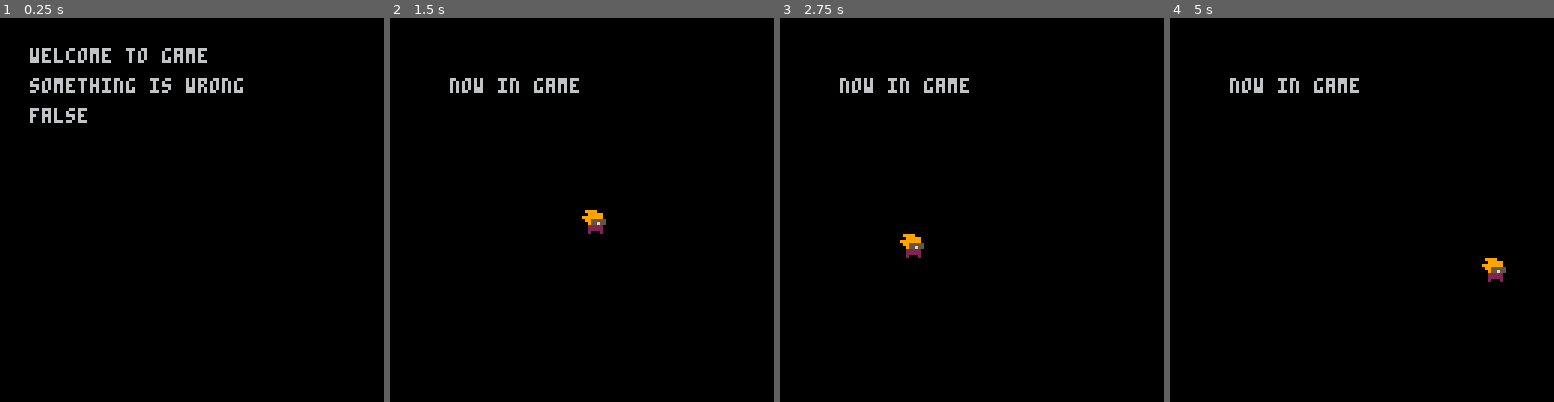
Above: before the commit, frames 1-4 (left to right).
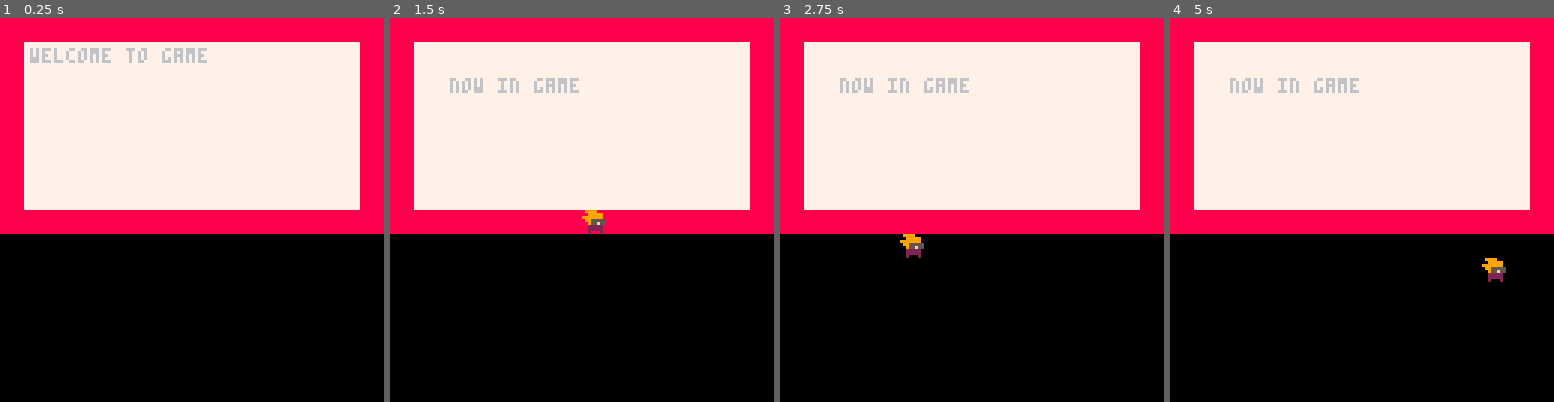
Above: after the commit, the same moments.

Repository: Braxmaster/Gamejam3012
Game: PICO-8 cartridge game.p8
Same seed, same stepped clock (60 frames per second), same inputs: the game is played once before the commit and once after it.
Inputs:
- Up to frame 1 (0.25 s): no input
- Up to frame 2 (1.5 s): tap O (Z key) at 0.33, 0.7, 1.43 s; tap X (X key) at 1.07 s
- Up to frame 3 (2.75 s): hold Left 1.97-2.37 s; tap X (X key) at 2.07, 2.4, 2.73 s; tap O (Z key) at 2.22 s; hold Down from 2.42 s (still down)
- Up to frame 4 (5 s): release Down at 2.82 s; hold Right 2.87-3.53 s; tap X (X key) every 0.33 s from 3.07 to 4.73 s; tap O (Z key) at 3.1, 3.98, 4.87 s; hold Up 3.58-4.08 s; hold Right 4.13-4.53 s; hold Down from 4.58 s (still down)

The runs differ from the first frame. In frame 1, 55% of the frame differs, in the area x 0-100%, y 0-57%; in frame 2, 55%; in frame 3, 56%; in frame 4, 56%.

Commit message:
Implemented cell block check

Diff:
--- a/game.p8
+++ b/game.p8
@@ -16,8 +16,8 @@
 c_state_menu=0
 c_state_game=1
 
-tile_info = {free_tile = 0,
-             wall_tile = 1
+tile_info = {
+ wall_tile = 0
 }
 
 -- variables
@@ -77,7 +77,6 @@
    cellx = flr(x / 16)
    celly = flr(y / 16)
    sprite = mget(cellx, celly)
-   print(fget(sprite, tile_info.wall_tile), 10, 30)
    return fget(sprite, tile_info.wall_tile)
 end
 
@@ -89,11 +88,6 @@
   map(0, 0, 0)
   if state==c_state_menu then
     print("welcome to game", 10, 10)
-    if pixel_is_blocked(5, 7) then
-       print("tile x:5 y:7 is blocked", 10, 20)
-    else
-       print("something is wrong", 10, 20)
-    end
   elseif state==c_state_game then
     print("now in game", 20, 20)
     spr(player.spr, player.x, player.y)
@@ -157,15 +151,15 @@
 77777777888888880000000000000000000000000000000000000000000000000000000000000000000000000000000000000000000000000000000000000000
 77777777888888880000000000000000000000000000000000000000000000000000000000000000000000000000000000000000000000000000000000000000
 __gff__
-0000000000000000000000000000000000000000000000000000000000000000000000000000000000000000000000000000000000000000000000000000000000010000000000000000000000000000000000000000000000000000000000000000000000000000000000000000000000000000000000000000000000000000
+0000000000000000000000000000000000000000000000000000000000000000000000000000000000000000000000000000000000000000000000000000000000010000000000000000000000000000000000000000000000000000000000000001000000000000000000000000000000000000000000000000000000000000
 0000000000000000000000000000000000000000000000000000000000000000000000000000000000000000000000000000000000000000000000000000000000000000000000000000000000000000000000000000000000000000000000000000000000000000000000000000000000000000000000000000000000000000
 __map__
-4141414141414141414141414141414100000000000000000000000000000000000000000000000000000000000000000000000000000000000000000000000000000000000000000000000000000000000000000000000000000000000000000000000000000000000000000000000000000000000000000000000000000000
-4140404040404040404040404040404100000000000000000000000000000000000000000000000000000000000000000000000000000000000000000000000000000000000000000000000000000000000000000000000000000000000000000000000000000000000000000000000000000000000000000000000000000000
-4140404040404040404040404040404100000000000000000000000000000000000000000000000000000000000000000000000000000000000000000000000000000000000000000000000000000000000000000000000000000000000000000000000000000000000000000000000000000000000000000000000000000000
-4140404040404040404040404040404100000000000000000000000000000000000000000000000000000000000000000000000000000000000000000000000000000000000000000000000000000000000000000000000000000000000000000000000000000000000000000000000000000000000000000000000000000000
-4140404040404040404040404040404100000000000000000000000000000000000000000000000000000000000000000000000000000000000000000000000000000000000000000000000000000000000000000000000000000000000000000000000000000000000000000000000000000000000000000000000000000000
-4140404040404040404040404040404100000000000000000000000000000000000000000000000000000000000000000000000000000000000000000000000000000000000000000000000000000000000000000000000000000000000000000000000000000000000000000000000000000000000000000000000000000000
-4140404040404040404040404040404100000000000000000000000000000000000000000000000000000000000000000000000000000000000000000000000000000000000000000000000000000000000000000000000000000000000000000000000000000000000000000000000000000000000000000000000000000000
-4140404040404040404040404040404100000000000000000000000000000000000000000000000000000000000000000000000000000000000000000000000000000000000000000000000000000000000000000000000000000000000000000000000000000000000000000000000000000000000000000000000000000000
-4141414141414141414141414141414100000000000000000000000000000000000000000000000000000000000000000000000000000000000000000000000000000000000000000000000000000000000000000000000000000000000000000000000000000000000000000000000000000000000000000000000000000000
+6161616161616161616161616161616100000000000000000000000000000000000000000000000000000000000000000000000000000000000000000000000000000000000000000000000000000000000000000000000000000000000000000000000000000000000000000000000000000000000000000000000000000000
+6160606060606060606060606060606100000000000000000000000000000000000000000000000000000000000000000000000000000000000000000000000000000000000000000000000000000000000000000000000000000000000000000000000000000000000000000000000000000000000000000000000000000000
+6160606060606060606060606060606100000000000000000000000000000000000000000000000000000000000000000000000000000000000000000000000000000000000000000000000000000000000000000000000000000000000000000000000000000000000000000000000000000000000000000000000000000000
+6160606060606060606060606060606100000000000000000000000000000000000000000000000000000000000000000000000000000000000000000000000000000000000000000000000000000000000000000000000000000000000000000000000000000000000000000000000000000000000000000000000000000000
+6160606060606060606060606060606100000000000000000000000000000000000000000000000000000000000000000000000000000000000000000000000000000000000000000000000000000000000000000000000000000000000000000000000000000000000000000000000000000000000000000000000000000000
+6160606060606060606060606060606100000000000000000000000000000000000000000000000000000000000000000000000000000000000000000000000000000000000000000000000000000000000000000000000000000000000000000000000000000000000000000000000000000000000000000000000000000000
+6160606060606060606060606060606100000000000000000000000000000000000000000000000000000000000000000000000000000000000000000000000000000000000000000000000000000000000000000000000000000000000000000000000000000000000000000000000000000000000000000000000000000000
+6160606060606060606060606060606100000000000000000000000000000000000000000000000000000000000000000000000000000000000000000000000000000000000000000000000000000000000000000000000000000000000000000000000000000000000000000000000000000000000000000000000000000000
+6161616161616161616161616161616100000000000000000000000000000000000000000000000000000000000000000000000000000000000000000000000000000000000000000000000000000000000000000000000000000000000000000000000000000000000000000000000000000000000000000000000000000000
